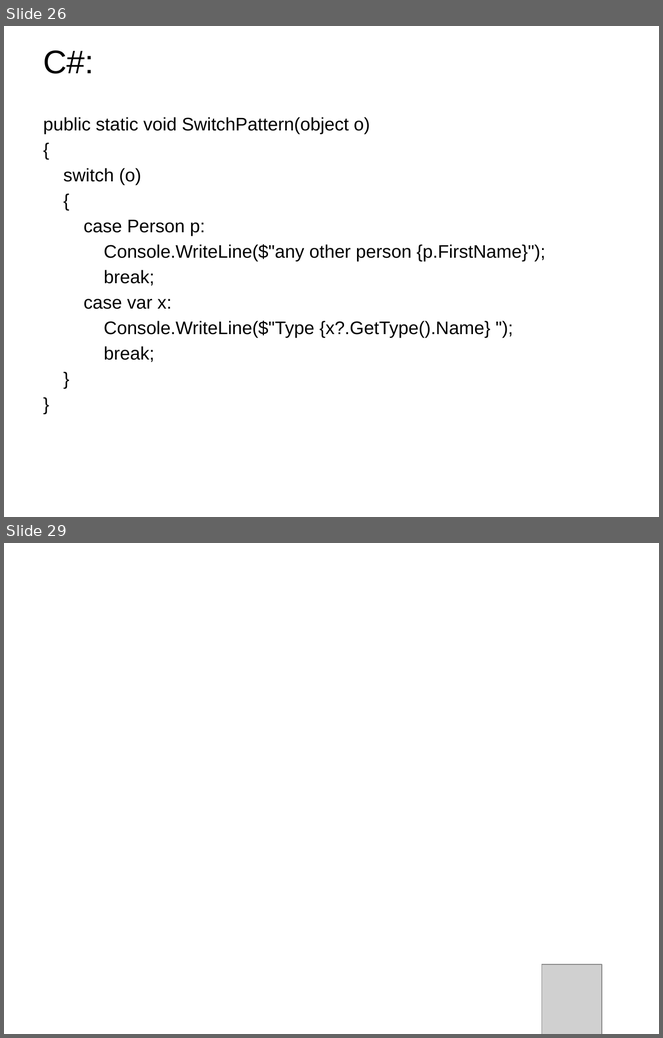
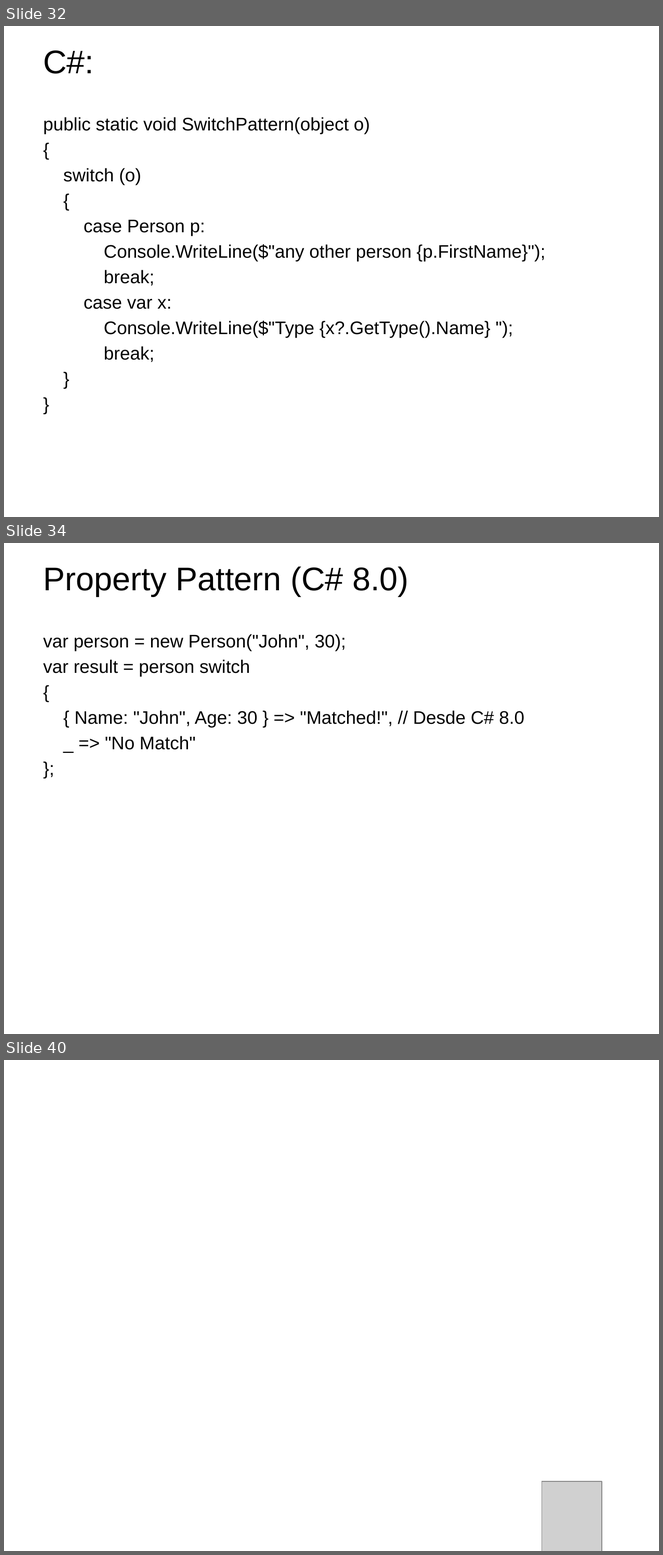
Before and after one commit to emanuelpeg/paradigmaUAP2024, a slide deck: funcional/clase3.pptx. Shown one above the other, each under a label of ours: slides 26 and 29 before the commit, slides 32, 34 and 40 after it; the slides between them are not shown. The pictures are 663x1038 and 663x1555 pixels, drawn with LibreOffice and Linux fonts; fonts in the diff are those of the drawing; grey boxes stand for pictures; background and template pictures are left out. Boxes give left, top, right and bottom in pixels: in the first picture for what was removed or moved away, otherwise in the second. Text is boxed around its words. In the diff, an @@ line names an element or a change of style, - is before the commit and + after.

```diff
--- a/funcional/clase3.pptx
+++ b/funcional/clase3.pptx
@@ slide 34 added at [4, 543, 659, 1034], background picture (left out) @@
@@ title added at [43, 566, 409, 596], 36 pt, text #000000 @@
+Property Pattern (C# 8.0)
@@ text added at [43, 634, 525, 750], 20 pt, text #000000 @@
+var person = new Person("John", 30);
+var result = person switch
+{
+{ Name: "John", Age: 30 } => "Matched!", // Desde C# 8.0
+_ => "No Match"
+};
@@ what was slide 26 is now slide 32 @@
@@ what was slide 29 is now slide 40 @@
```
Also in this commit, not shown: 3 slides changed, 10 other slides added, 10 other files.
